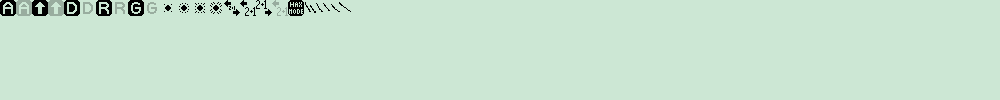
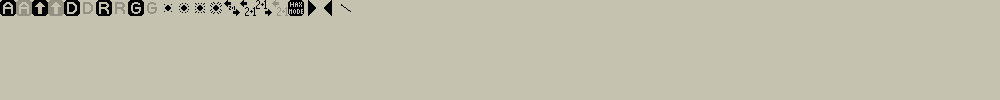
Two versions of the same layered image (w=1000, h=100). Layer-by-layer changes:
painted on "Attivati" over [0, 0, 332, 16]
painted on "Disattivati" over [16, 0, 288, 16]
painted on "Layer" over [0, 0, 1000, 100]
